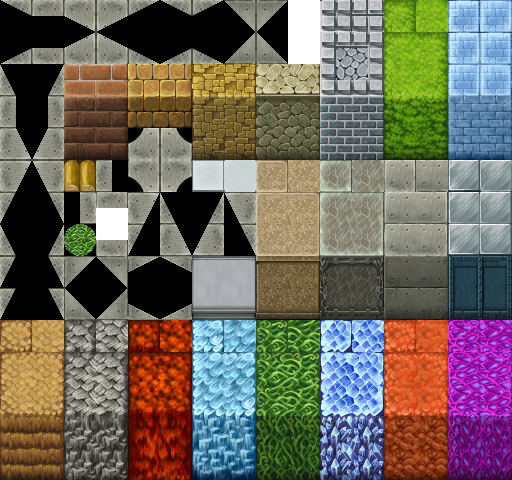
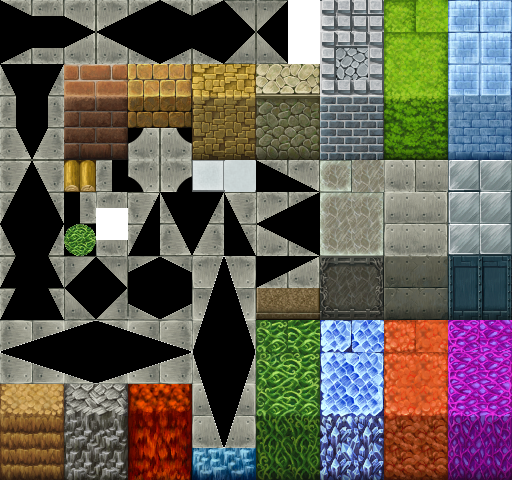
The second 512x480 image is a revision of the first. Changes to its layers:
painted on "tilesetA.png" over (0, 160, 320, 448)
